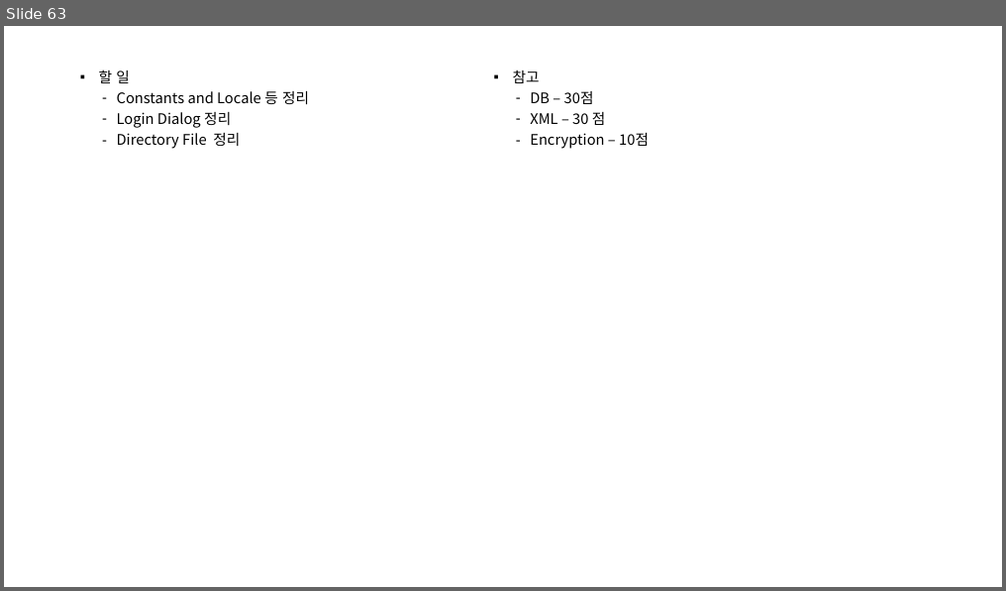
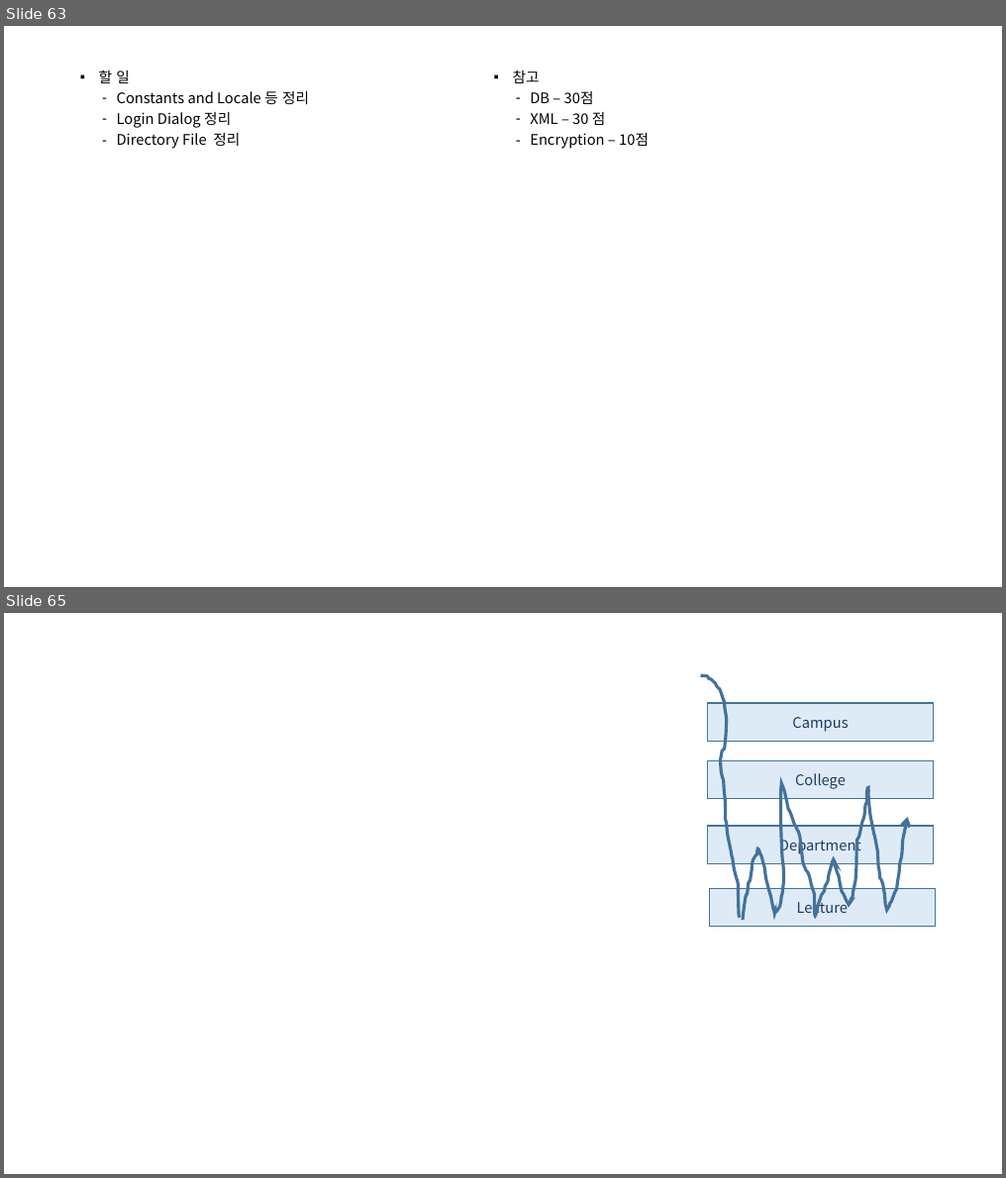
Before and after one commit to mjuclass/202202, a slide deck: SugangSincheong-B/객체지향프로그래밍-B.pptx. Shown one above the other, each under a label of ours: slide 63 before the commit, slides 63 and 65 after it; the slides between them are not shown. The pictures are 1006x591 and 1006x1178 pixels, drawn with LibreOffice and Linux fonts; fonts in the diff are those of the drawing. Boxes give left, top, right and bottom in pixels: in the first picture for what was removed or moved away, otherwise in the second. Text is boxed around its words. In the diff, an @@ line names an element or a change of style, - is before the commit and + after.

```diff
--- a/SugangSincheong-B/객체지향프로그래밍-B.pptx
+++ b/SugangSincheong-B/객체지향프로그래밍-B.pptx
@@ slide 65 added at <box>4,613,1002,1174</box>, background #FFFFFF @@
@@ freeform shape added at <box>701,676,740,918</box>, outline #43739E 3 pt @@
@@ rectangle added at <box>708,703,934,741</box>, fill #DEEBF7, outline #43739E 1 pt, 14 pt, text #203864 @@
+Campus
@@ rectangle added at <box>708,761,934,799</box>, fill #DEEBF7, outline #43739E 1 pt, 14 pt, text #203864 @@
+College
@@ freeform shape added at <box>743,783,908,921</box>, outline #43739E 3 pt @@
@@ rectangle added at <box>708,826,934,863</box>, fill #DEEBF7, outline #43739E 1 pt, 14 pt, text #203864 @@
+Department
@@ rectangle added at <box>709,888,936,927</box>, fill #DEEBF7, outline #43739E 1 pt, 14 pt, text #203864 @@
+Lecture
```
Also in this commit, not shown: 1 other slide added, 15 other files.
